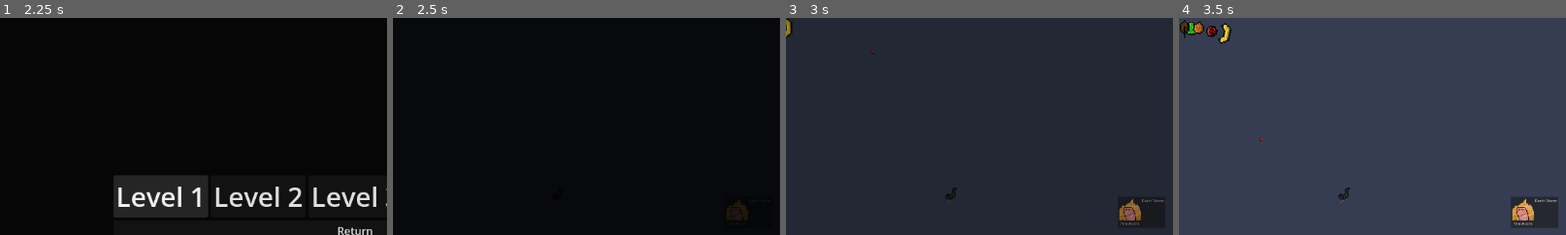
Above: before the commit, frames 1-4 (left to right).
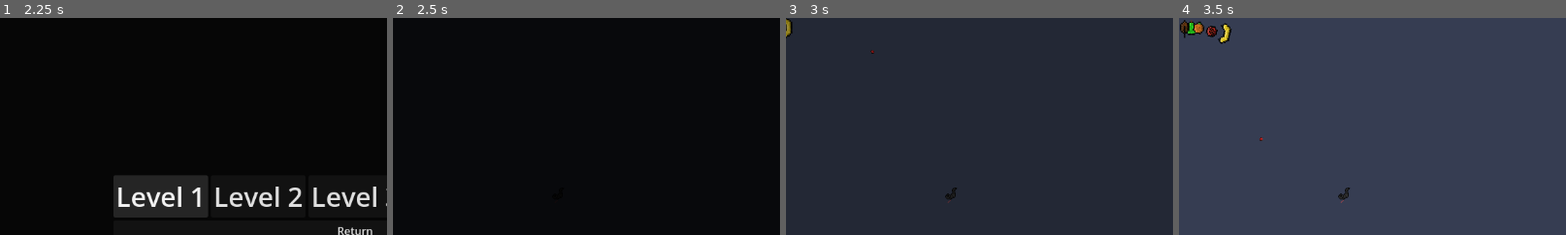
Above: after the commit, the same moments.

Repository: ecclepe-droid/compost-defender
Game: Godot game, scene res://Scenes/start_screen.tscn
Two runs of this game, one before a commit and one after it. Both use one fixed random seed, a clock stepped at 60 frames per second and the inputs below. The engine's default icon, where the game draws it, is replaced by a stand-in: a white triangle on a blue panel in a dark square.
Inputs:
- Up to frame 1 (2.25 s): click "Play Game" at 0.5 s; click "Level 1" at 1.25 s; click "Level 1" at 2 s
- Up to frame 2 (2.5 s): no input
- Up to frame 3 (3 s): no input
- Up to frame 4 (3.5 s): no input
The pictures show only the part of the screen within x 4-54%, y 5-55%; the shares and areas given below are measured in that part.

Frame 1 is identical in both runs. In frame 2, 0.1% of the frame differs, in the area x 86-92%, y 83-93%; in frame 3, 0.5%; in frame 4, 1.7%, in the area x 85-98%, y 82-97%.
Error in both runs: Cannot call method 'change_scene_to_packed' on a null value. (res://Scripts/level_select_screen.gd:17)

Commit message:
Revert "Changes"
This reverts commit df8694ae09c87d1093a5c3b64c1c682a09065ced.

Diff:
--- a/compost-defender/Scenes/level_1.tscn
+++ b/compost-defender/Scenes/level_1.tscn
@@ -10,7 +10,7 @@
 [ext_resource type="PackedScene" uid="uid://dsf6n5bhf45lr" path="res://Scenes/Enemies/banana.tscn" id="8_6r07y"]
 [ext_resource type="PackedScene" uid="uid://cokkh6i15lofd" path="res://Scenes/Enemies/pomagranite.tscn" id="10_oovug"]
 [ext_resource type="PackedScene" uid="uid://dp3mdbcka8adl" path="res://Scenes/Enemies/orange.tscn" id="12_8yhm2"]
-[ext_resource type="PackedScene" uid="uid://cupv03t4evic4" path="res://Scenes/tower_select_ui.tscn" id="12_uy8f0"]
+[ext_resource type="PackedScene" uid="uid://cupv03t4evic4" path="res://Scenes/tower_ui.tscn" id="12_uy8f0"]
 [ext_resource type="PackedScene" uid="uid://c8i27y1vpy8i6" path="res://Scenes/Enemies/leaf.tscn" id="13_pjppf"]
 
 [sub_resource type="Curve2D" id="Curve2D_8ffim"]
--- a/compost-defender/Scenes/tower_select_ui.gd
+++ /dev/null
@@ -1,22 +0,0 @@
-extends Control
-
-signal worm_selected(worm: PackedScene)
-
-
-#func _ready() -> void:
-	#var worms = DirAccess.get_files_at("res://Scripts/Towers/")
-	#for worm in worms:
-		#var worm_name = worm.get_file().trim_suffix(".gd")
-		#
-		#if worm_name.ends_with("worm"):
-			#worm_name = worm_name.replace_char("_".unicode_at(0), " ".unicode_at(0)).capitalize()
-			#var x = Texture2D.new()
-			#x.take_over_path(worm_name.to_snake_case() + ".png")
-			#$VBoxContainer/ItemList.add_item(worm_name, x)
-
-
-func _on_item_list_item_activated(index: int) -> void:
-	var name_of_selected_worm = $VBoxContainer/ItemList.get_item_text(index)
-	var scene_path_of_selected_worm = "res://Scenes/Towers/" + name_of_selected_worm.to_snake_case() + ".tscn"
-	var selected_worm_as_object = load(scene_path_of_selected_worm)
-	worm_selected.emit(selected_worm_as_object)
--- a/compost-defender/Scenes/tower_select_ui.tscn
+++ /dev/null
@@ -1,44 +0,0 @@
-[gd_scene format=3 uid="uid://cupv03t4evic4"]
-
-[ext_resource type="Texture2D" uid="uid://dv0bxy3xefpjd" path="res://Sprites/Towers/fire(13).png" id="1_iwru2"]
-[ext_resource type="Script" uid="uid://b6ku4jk3t4nnt" path="res://Scenes/tower_select_ui.gd" id="1_ug3km"]
-[ext_resource type="Texture2D" path="res://Sprites/Towers/darth_worm.png" id="2_ug3km"]
-
-[node name="TowerSelectUI" type="Control" unique_id=1566003896]
-layout_mode = 3
-anchors_preset = 15
-anchor_right = 1.0
-anchor_bottom = 1.0
-grow_horizontal = 2
-grow_vertical = 2
-size_flags_horizontal = 3
-size_flags_vertical = 3
-script = ExtResource("1_ug3km")
-metadata/_edit_use_anchors_ = true
-
-[node name="VBoxContainer" type="VBoxContainer" parent="." unique_id=557206799]
-layout_mode = 1
-anchors_preset = -1
-anchor_left = 0.8
-anchor_right = 1.0
-anchor_bottom = 1.0
-grow_horizontal = 2
-grow_vertical = 2
-metadata/_edit_use_anchors_ = true
-
-[node name="ItemList" type="ItemList" parent="VBoxContainer" unique_id=717254525]
-layout_mode = 2
-size_flags_horizontal = 8
-size_flags_vertical = 3
-auto_width = true
-auto_height = true
-item_count = 2
-max_columns = 2
-same_column_width = true
-icon_mode = 0
-item_0/text = "Fire Worm"
-item_0/icon = ExtResource("1_iwru2")
-item_1/text = "Darth Worm"
-item_1/icon = ExtResource("2_ug3km")
-
-[connection signal="item_activated" from="VBoxContainer/ItemList" to="." method="_on_item_list_item_activated"]
--- /dev/null
+++ b/compost-defender/Scenes/tower_ui.tscn
@@ -0,0 +1,32 @@
+[gd_scene format=3 uid="uid://cupv03t4evic4"]
+
+[ext_resource type="Texture2D" uid="uid://f0lenvmgjjtv" path="res://Sprites/weerm(3).png" id="1_mb7c0"]
+
+[node name="TowerUI" type="Control" unique_id=1566003896]
+layout_mode = 3
+anchors_preset = 15
+anchor_right = 1.0
+anchor_bottom = 1.0
+grow_horizontal = 2
+grow_vertical = 2
+size_flags_horizontal = 3
+size_flags_vertical = 3
+metadata/_edit_use_anchors_ = true
+
+[node name="VBoxContainer" type="VBoxContainer" parent="." unique_id=557206799]
+layout_mode = 1
+anchors_preset = -1
+anchor_left = 0.8
+anchor_right = 1.0
+anchor_bottom = 1.0
+grow_horizontal = 2
+grow_vertical = 2
+metadata/_edit_use_anchors_ = true
+
+[node name="ItemList" type="ItemList" parent="VBoxContainer" unique_id=717254525]
+layout_mode = 2
+size_flags_vertical = 3
+item_count = 1
+icon_mode = 0
+item_0/text = "Worm"
+item_0/icon = ExtResource("1_mb7c0")
Not shown, removed: compost-defender/Scenes/tower_select_ui.gd.uid
